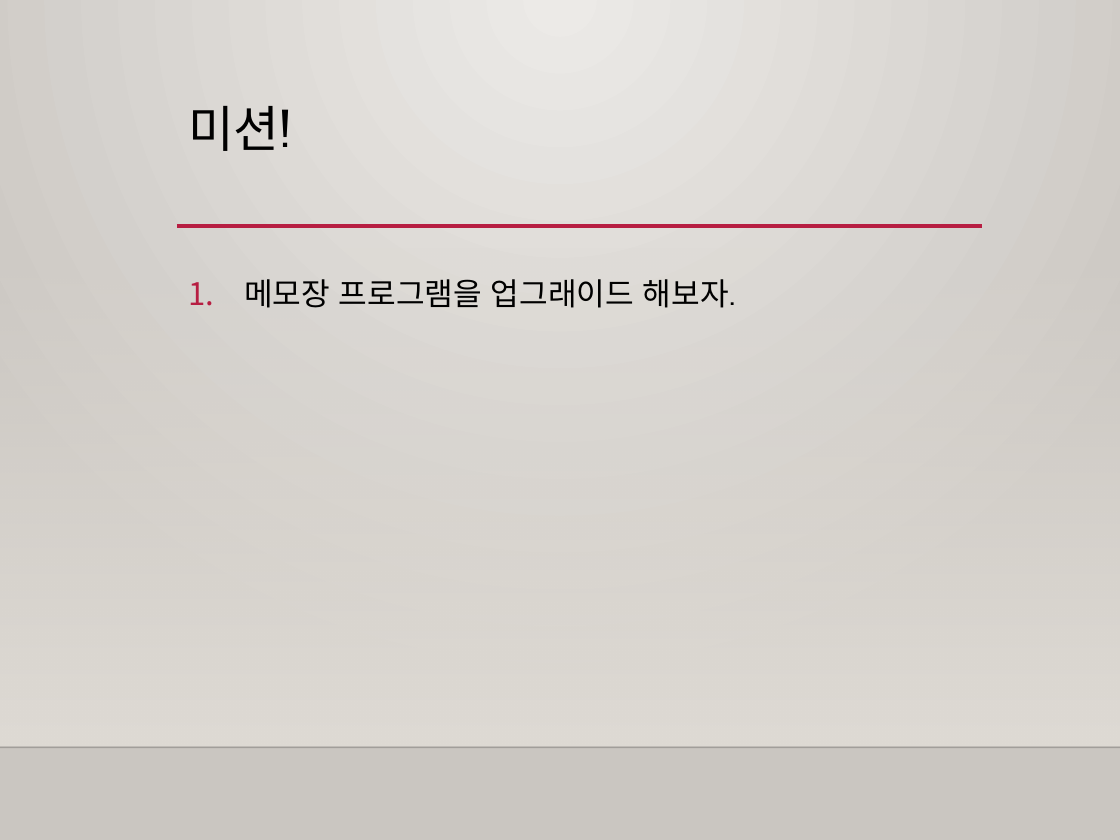
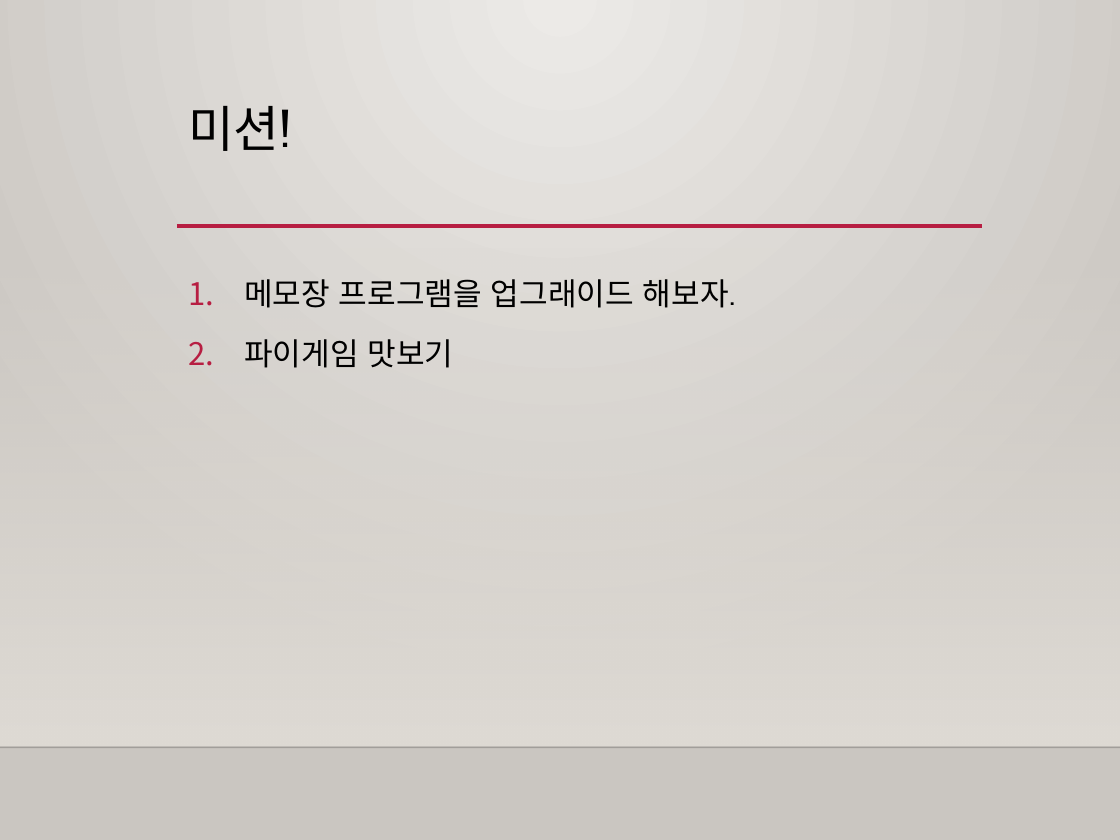
Before and after one commit to freshmea/weizman_python_class, a slide deck: slide 6 of textbook/파이썬4-4교시.pptx (slide 8 before the commit). Drawn at 1120x840 pixels with LibreOffice and Linux fonts; fonts in the diff are those of the drawing; background and template pictures are left out. Boxes give left, top, right and bottom in pixels: in the first picture for what was removed or moved away, otherwise in the second. Text is boxed around its words. In the diff, an @@ line names an element or a change of style, - is before the commit and + after.

```diff
--- a/textbook/파이썬4-4교시.pptx
+++ b/textbook/파이썬4-4교시.pptx
@@ text at [244,339,453,368]: paragraph added @@
+2. 파이게임 맛보기
```
Also in this commit, not shown: 1 other slide changed, 3 slides added, 5 slides removed, 7 other files.
